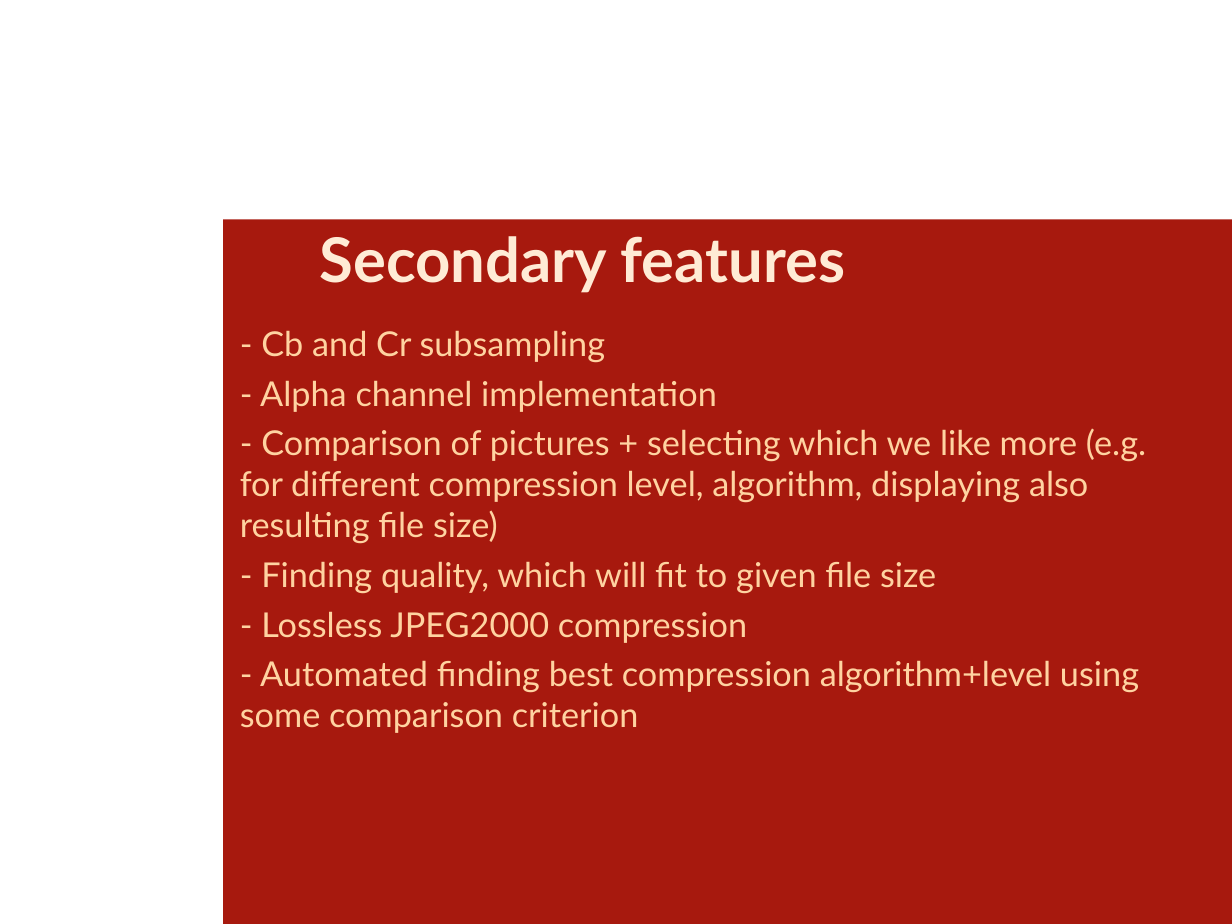
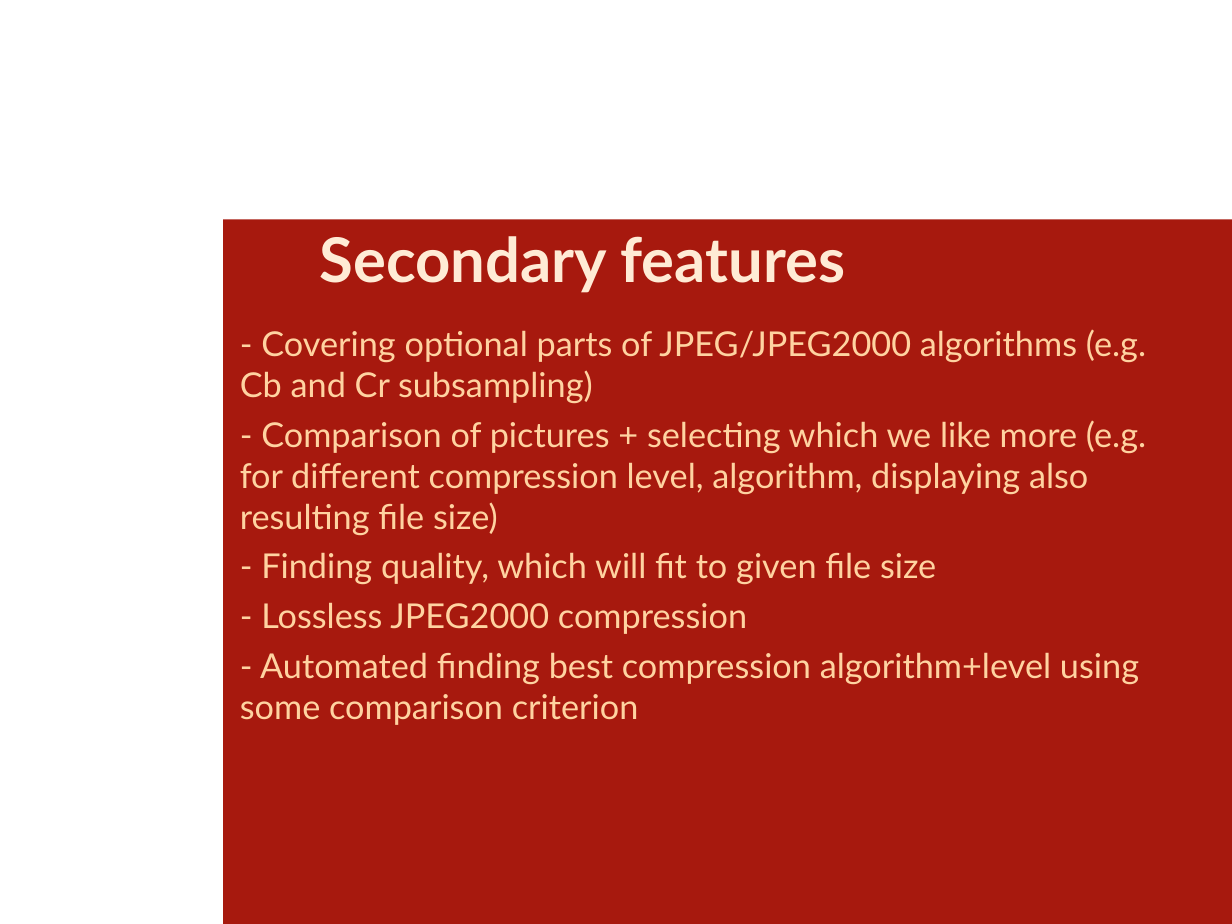
Before and after one commit to ppciesiolkiewicz/jpeg-coder, a slide deck: slide 5 of presentation1.odp. Drawn at 1232x924 pixels with LibreOffice and Linux fonts; fonts in the diff are those of the drawing; background and template pictures are left out. Boxes give left, top, right and bottom in pixels: in the first picture for what was removed or moved away, otherwise in the second. Text is boxed around its words. In the diff, an @@ line names an element or a change of style, - is before the commit and + after.

```diff
--- a/presentation1.odp
+++ b/presentation1.odp
@@ text at box(240, 329, 1146, 404): text changed @@
-- Cb and Cr subsampling
-- Alpha channel implementation
+- Covering optional parts of JPEG/JPEG2000 algorithms (e.g. Cb and Cr subsampling)
```
Also in this commit, not shown: 4 other slides changed.
